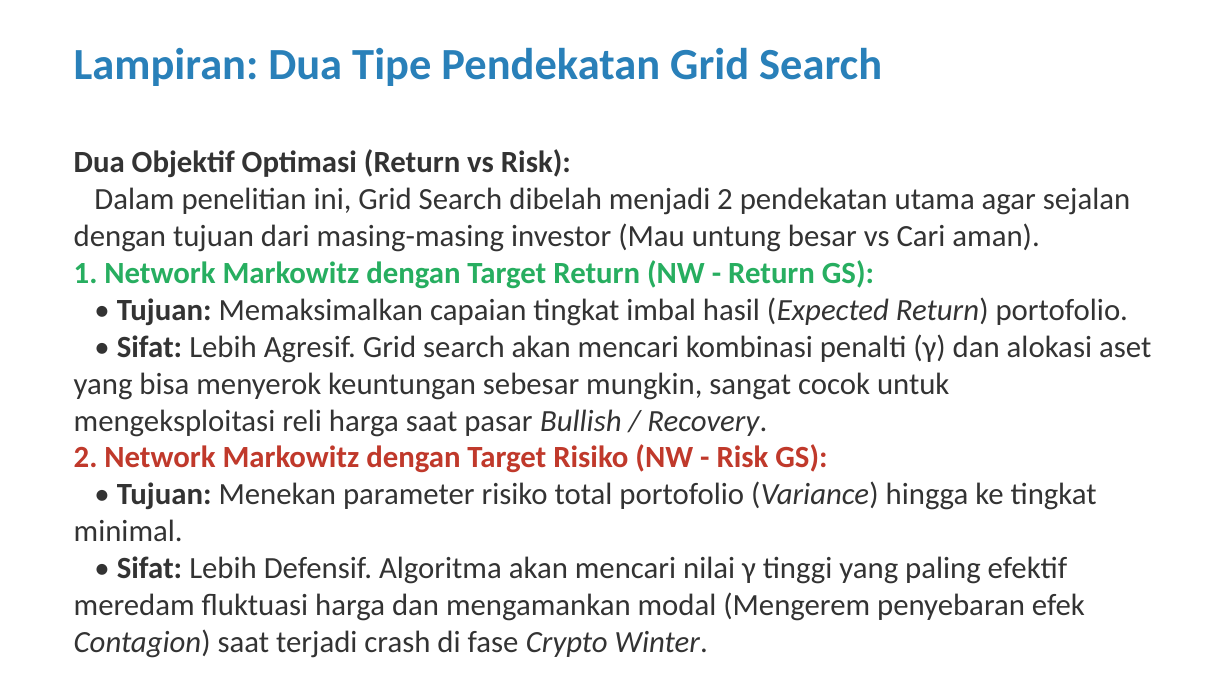
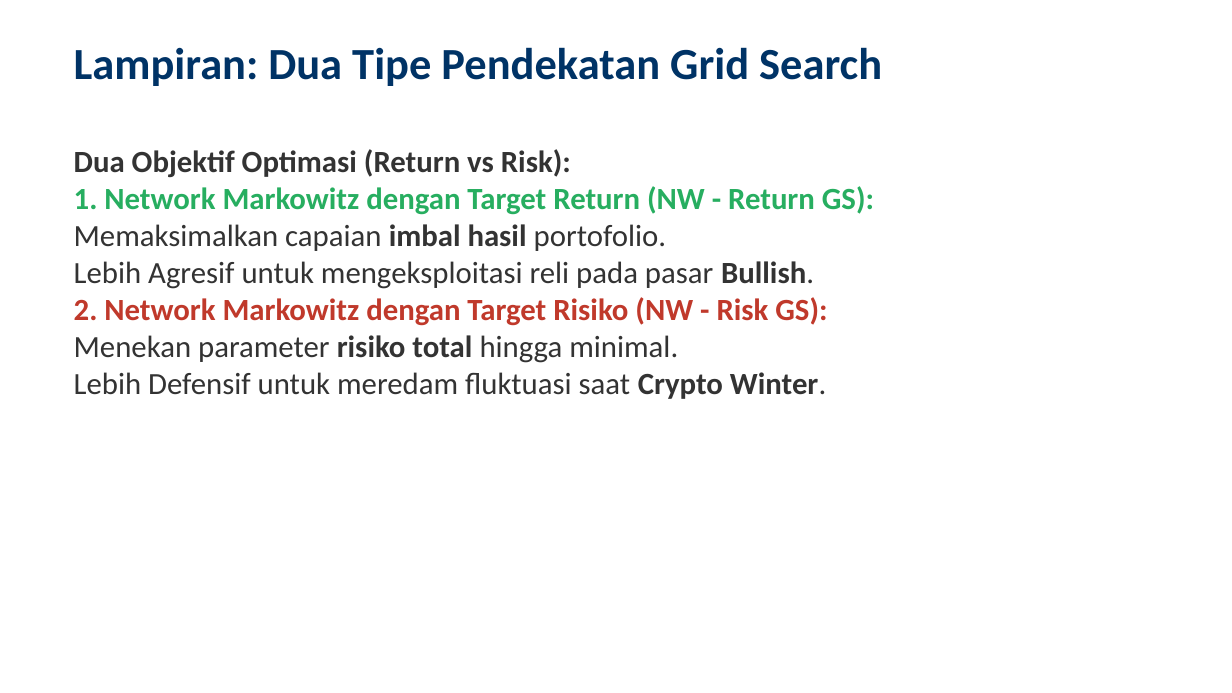
Before and after one commit to ragilrojo/RepoThesis, a slide deck: slide 28 of Presentasi_Proposal_Update.pptx (slide 22 before the commit). Drawn at 1232x693 pixels with LibreOffice and Linux fonts; fonts in the diff are those of the drawing. Boxes give left, top, right and bottom in pixels: in the first picture for what was removed or moved away, otherwise in the second. Text is boxed around its words. In the diff, an @@ line names an element or a change of style, - is before the commit and + after.

```diff
--- a/Presentasi_Proposal_Update.pptx
+++ b/Presentasi_Proposal_Update.pptx
@@ text "Lampiran: Dua Tipe Pendekatan Grid ..." at <box>74,47,882,86</box>: text colour #2980B9 to #003366 @@
@@ text at <box>74,187,1130,252</box>: paragraph removed @@
-Dalam penelitian ini, Grid Search dibelah menjadi 2 pendekatan utama agar sejalan dengan tujuan dari masing-masing investor (Mau untung besar vs Cari aman).
@@ text at <box>74,224,814,289</box>: text changed @@
-• Tujuan: Memaksimalkan capaian tingkat imbal hasil (Expected Return) portofolio.
-• Sifat: Lebih Agresif. Grid search akan mencari kombinasi penalti (γ) dan alokasi aset yang bisa menyerok keuntungan sebesar mungkin, sangat cocok untuk mengeksploitasi reli harga saat pasar Bullish / Recovery.
+• Memaksimalkan capaian imbal hasil portofolio.
+• Lebih Agresif untuk mengeksploitasi reli pada pasar Bullish.
@@ text at <box>74,335,826,399</box>: text changed @@
-• Tujuan: Menekan parameter risiko total portofolio (Variance) hingga ke tingkat minimal.
-• Sifat: Lebih Defensif. Algoritma akan mencari nilai γ tinggi yang paling efektif meredam fluktuasi harga dan mengamankan modal (Mengerem penyebaran efek Contagion) saat terjadi crash di fase Crypto Winter.
+• Menekan parameter risiko total hingga minimal.
+• Lebih Defensif untuk meredam fluktuasi saat Crypto Winter.
```
Also in this commit, not shown: 23 other slides changed, 9 slides added, 1 other file.
